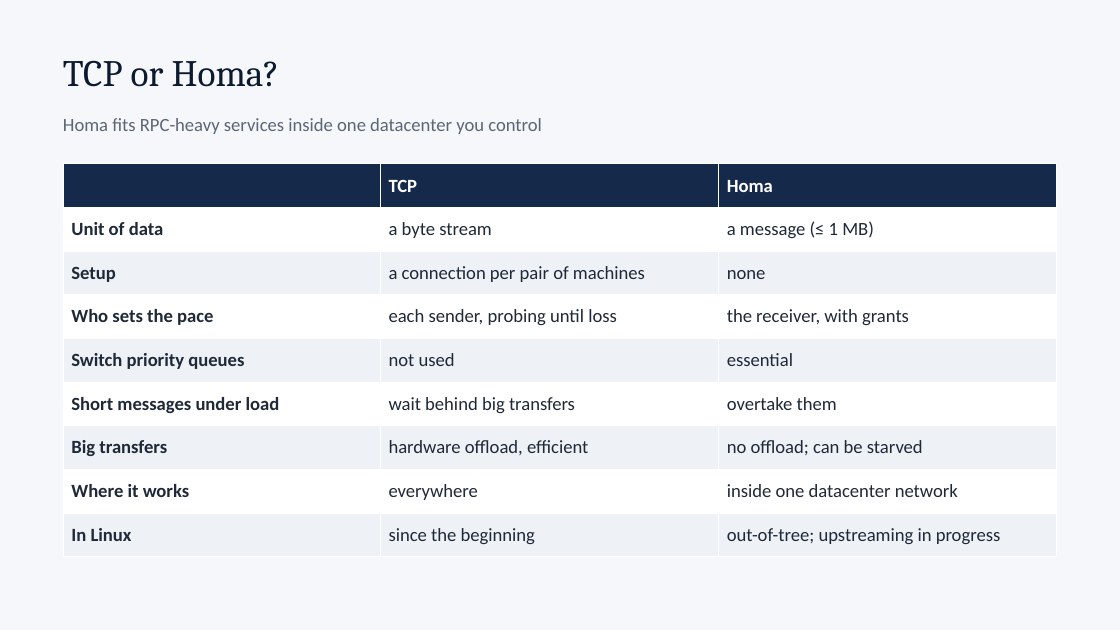
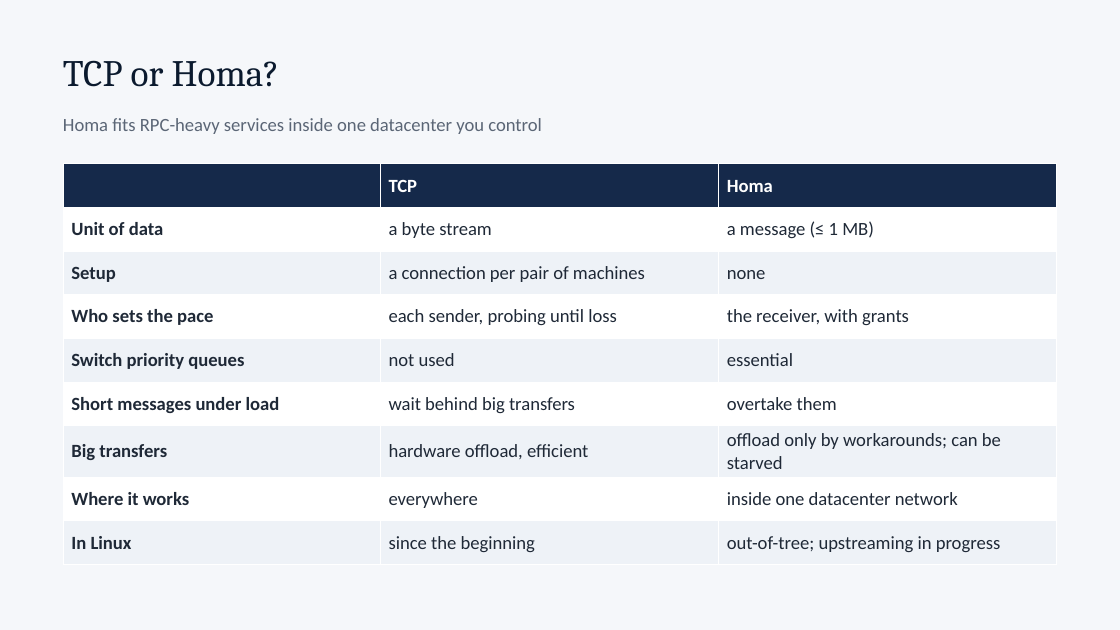
Before and after one commit to dcantor/homa-lab, a slide deck: slide 9 of docs/homa-lab.pptx. Drawn at 1120x630 pixels with LibreOffice and Linux fonts; fonts in the diff are those of the drawing. Boxes give left, top, right and bottom in pixels: in the first picture for what was removed or moved away, otherwise in the second. Text is boxed around its words. In the diff, an @@ line names an element or a change of style, - is before the commit and + after.

```diff
--- a/docs/homa-lab.pptx
+++ b/docs/homa-lab.pptx
@@ table at (x1=63, y1=164, x2=1058, y2=557) @@
-row 7, column 3: no offload; can be starved
+row 7, column 3: offload only by workarounds; can be starved
```
Also in this commit, not shown: 7 other slides changed, 16 other files.
